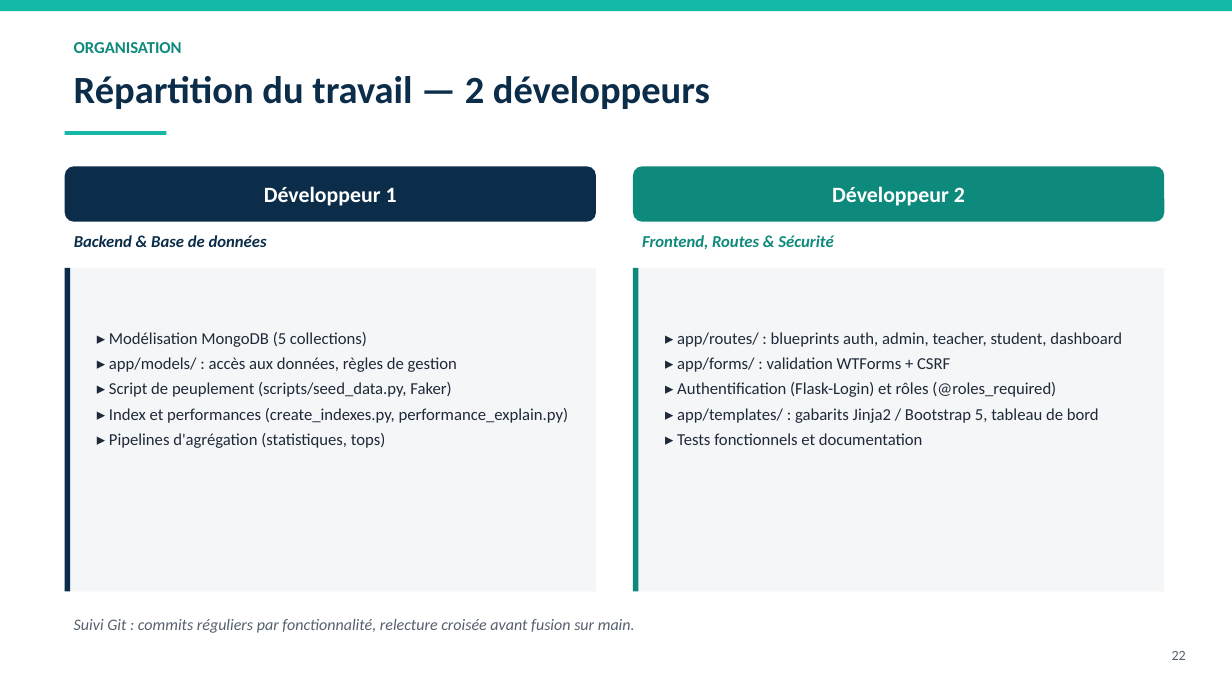
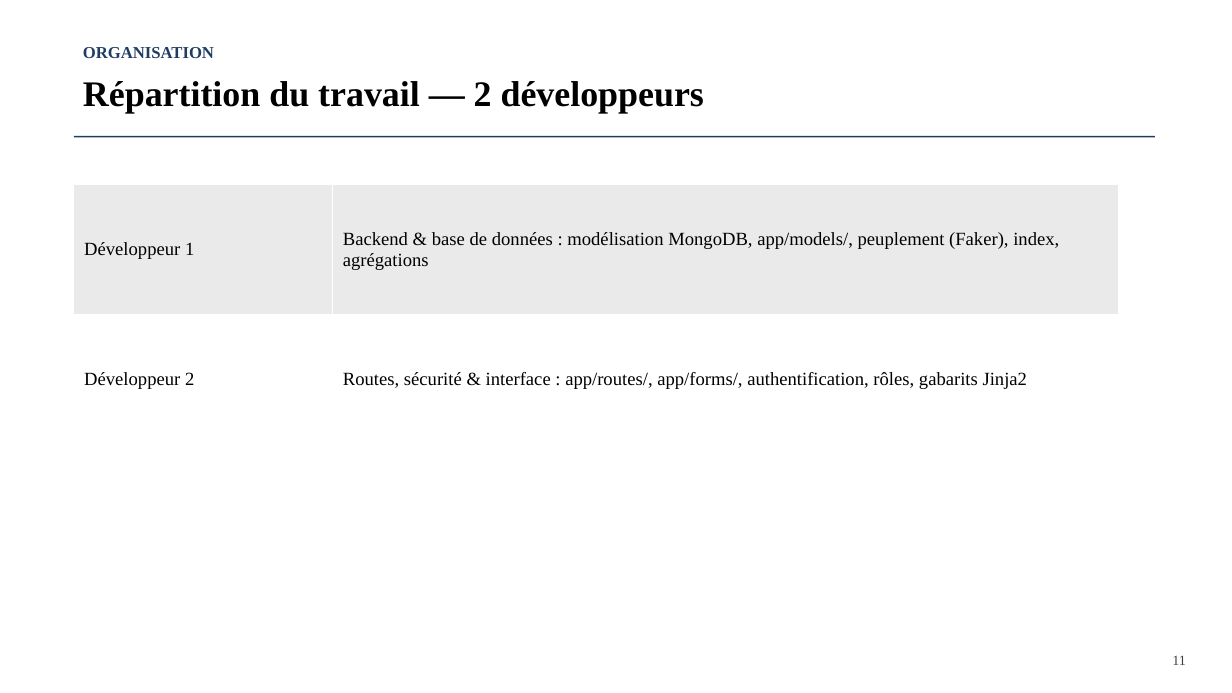
Before and after one commit to ASapAbro/E-Educ, a slide deck: slide 12 of complet/report/Presentation_Projet_Gestion_Formations.pptx (slide 22 before the commit). Drawn at 1232x693 pixels with LibreOffice and Linux fonts; fonts in the diff are those of the drawing. Boxes give left, top, right and bottom in pixels: in the first picture for what was removed or moved away, otherwise in the second. Text is boxed around its words. In the diff, an @@ line names an element or a change of style, - is before the commit and + after.

Commit message:
Refonte de la présentation : template simple (Times New Roman), format court centré sur la BDD
Remplace le design coloré à 24 slides par un template sobre en Times New
Roman (13 slides). Le contenu se concentre sur l'essentiel du projet en
appuyant sur la partie base de données : modélisation MongoDB, choix
références vs embedding, fonctions/méthodes réelles de la couche modèle
(app/models/), pipelines d'agrégation, index et performances.

```diff
--- a/complet/report/Presentation_Projet_Gestion_Formations.pptx
+++ b/complet/report/Presentation_Projet_Gestion_Formations.pptx
@@ rectangle removed at <box>0,0,1232,11</box> @@
@@ text "ORGANISATION": place and size @@
-text "ORGANISATION" at <box>74,42,182,53</box>
+text "ORGANISATION" at <box>83,47,214,58</box>
@@ text "ORGANISATION" at <box>83,47,214,58</box>: font Calibri to Times New Roman, text colour #0E8A7C to #1F3C63 @@
@@ text "Répartition du travail — 2 ...": place and size @@
-text "Répartition du travail — 2 ..." at <box>74,76,710,109</box>
+text "Répartition du travail — 2 ..." at <box>83,81,704,114</box>
@@ text "Répartition du travail — 2 ..." at <box>83,81,704,114</box>: size 30 to 28 pt, font Calibri to Times New Roman, text colour #0B2D4A to #000000 @@
@@ rectangle removed at <box>65,131,166,135</box> @@
@@ rectangle added at <box>74,136,1155,138</box>, fill #1F3C63 @@
@@ rounded rectangle removed at <box>65,166,596,222</box> @@
-Développeur 1
@@ rounded rectangle removed at <box>633,166,1165,222</box> @@
-Développeur 2
@@ table added at <box>74,185,1118,444</box>, 2 rows, 2 columns @@
+Développeur 1 | Backend & base de données : modélisation MongoDB, app/models/, peuplement (Faker), index, agrégations
+Développeur 2 | Routes, sécurité & interface : app/routes/, app/forms/, authentification, rôles, gabarits Jinja2
@@ text removed at <box>74,235,267,247</box> @@
-Backend & Base de données
@@ text removed at <box>642,235,833,249</box> @@
-Frontend, Routes & Sécurité
@@ rectangle removed at <box>65,268,596,592</box> @@
@@ rectangle removed at <box>65,268,70,592</box> @@
@@ rectangle removed at <box>633,268,1165,592</box> @@
@@ rectangle removed at <box>633,268,639,592</box> @@
@@ text removed at <box>109,332,569,448</box> @@
-▸ Modélisation MongoDB (5 collections)
-▸ app/models/ : accès aux données, règles de gestion
-▸ Script de peuplement (scripts/seed_data.py, Faker)
-▸ Index et performances (create_indexes.py, performance_explain.py)
-▸ Pipelines d'agrégation (statistiques, tops)
@@ text removed at <box>677,332,1122,445</box> @@
-▸ app/routes/ : blueprints auth, admin, teacher, student, dashboard
-▸ app/forms/ : validation WTForms + CSRF
-▸ Authentification (Flask-Login) et rôles (@roles_required)
-▸ app/templates/ : gabarits Jinja2 / Bootstrap 5, tableau de bord
-▸ Tests fonctionnels et documentation
@@ text removed at <box>74,619,635,633</box> @@
-Suivi Git : commits réguliers par fonctionnalité, relecture croisée avant fusion sur main.
@@ text removed at <box>1172,651,1186,660</box> @@
-22
@@ text added at <box>1172,656,1186,665</box>, 11 pt, text #404040 @@
+11
```
Also in this commit, not shown: 8 other slides changed, 4 slides added, 15 slides removed.
